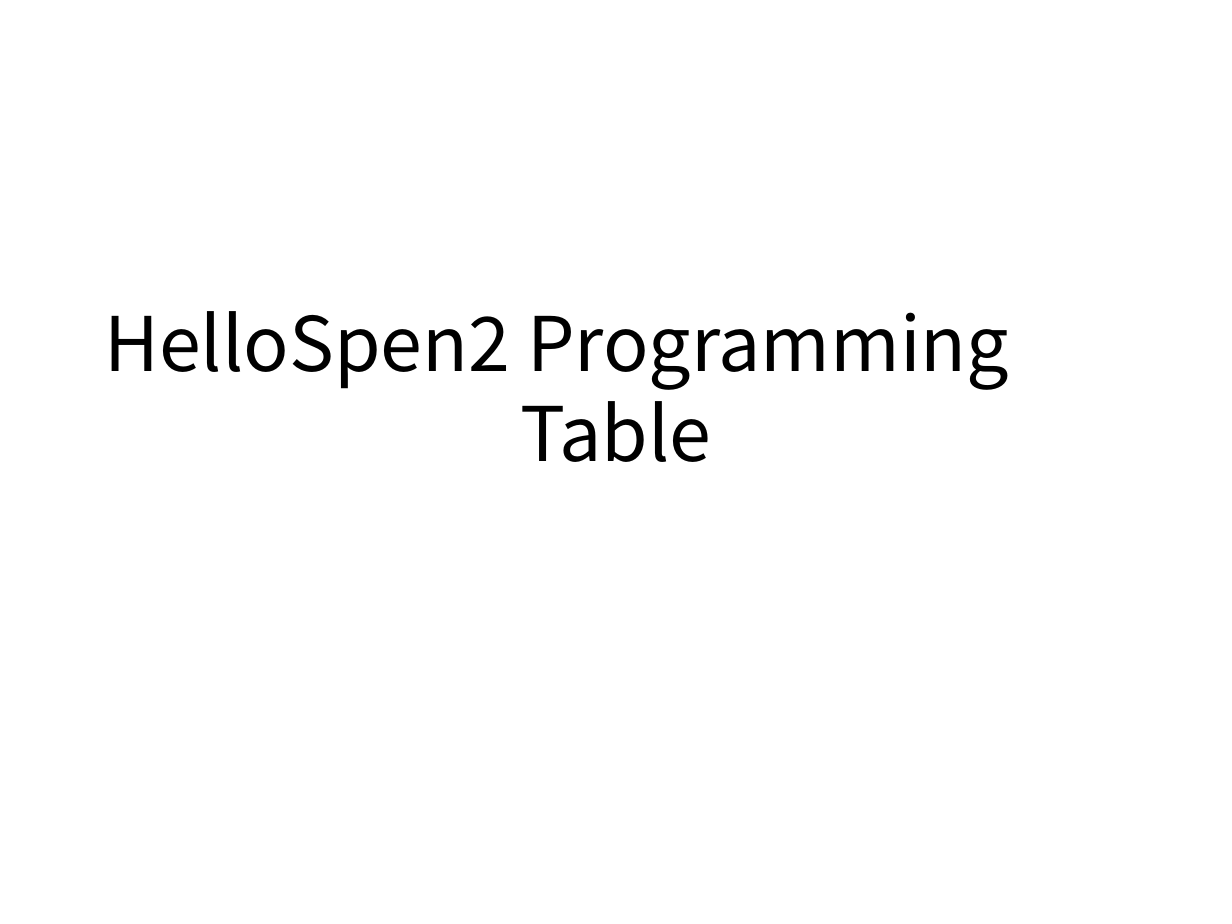
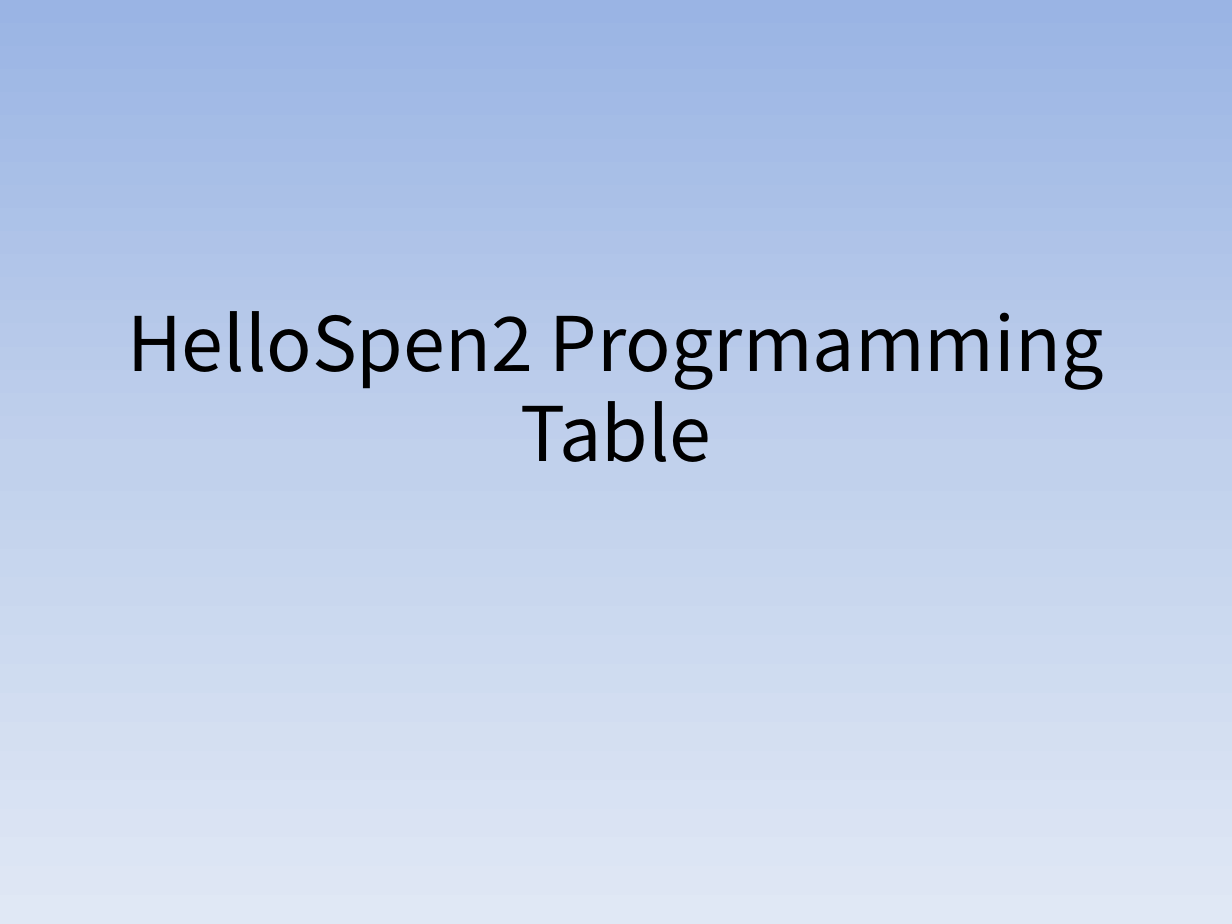
Before and after one commit to dummyFirst/HelloSpen2, a slide deck: slide 1 of usr_doc/HelloSpen2_Programming_Table.pptx. Drawn at 1232x924 pixels with LibreOffice and Linux fonts; fonts in the diff are those of the drawing. Boxes give left, top, right and bottom in pixels: in the first picture for what was removed or moved away, otherwise in the second. Text is boxed around its words. In the diff, an @@ line names an element or a change of style, - is before the commit and + after.

Commit message:
Edit HelloSpen2_Programming_Table
Delete the old office files.

```diff
--- a/usr_doc/HelloSpen2_Programming_Table.pptx
+++ b/usr_doc/HelloSpen2_Programming_Table.pptx
@@ background #FFFFFF to gradient #9AB5E4 to #C2D1ED to #E1E8F5 @@
@@ title at (x1=127, y1=311, x2=1104, y2=462): text changed @@
-HelloSpen2 Programming
-Table
+HelloSpen2 Progrmamming Table
```
Also in this commit, not shown: 1 slide added, 1 slide removed.
